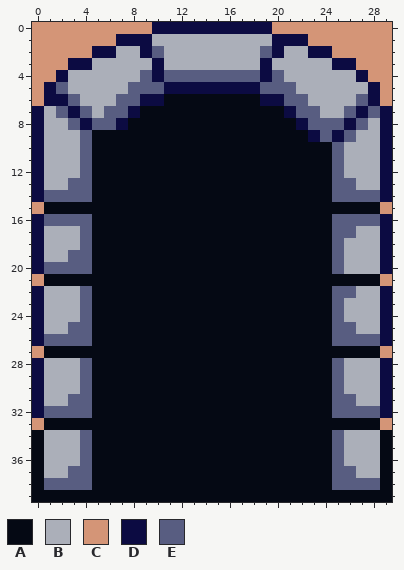
File history of a pixel-art sprite, img/room1/door01-open.png. The picture above is the old version.
The file is 120x160 pixels, drawn in blocks of 4x4; one block is one cell here.
Palette (. is transparent): A #050914  B #abafb9  C #d49577  D #0c0b42  E #585d81
New version:
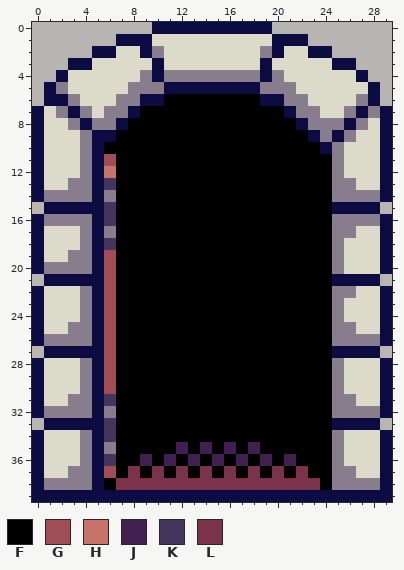
Colours new in this view: F #000000  G #a14d55  H #c77369  J #412051  K #44355d  L #7b334c
The edit:
@@ palette @@
-B #abafb9
+B #dcdac9
-C #d49577
+C #b8b4b2
-E #585d81
+E #887d8d
@@ x 0..29 @@
  5 CDEBBBBBEEEDDDDDDDDEEEBBBBBBDC
- 6 CDDEBBBEEDDAAAAAAAADDEEBBBBEDC
- 7 DBEDEBEEDAAAAAAAAAAAADEEBBEDED
- 8 DBBEDEEDAAAAAAAAAAAAAADEEEDEBD
- 9 DBBBEAAAAAAAAAAAAAAAAAADEDEBBD
-10 DBBBEAAAAAAAAAAAAAAAAAAAAEBBBD
-11 DBBBEAAAAAAAAAAAAAAAAAAAAEBBBD
-12 DBBBEAAAAAAAAAAAAAAAAAAAAEBBBD
-13 DBBEEAAAAAAAAAAAAAAAAAAAAEEBBD
-14 DEEEEAAAAAAAAAAAAAAAAAAAAEEEED
-15 CAAAAAAAAAAAAAAAAAAAAAAAAAAAAC
-16 DEEEEAAAAAAAAAAAAAAAAAAAAEEEED
-17 DBBBEAAAAAAAAAAAAAAAAAAAAEEBBD
-18 DBBBEAAAAAAAAAAAAAAAAAAAAEBBBD
-19 DBBEEAAAAAAAAAAAAAAAAAAAAEBBBD
-20 DEEEEAAAAAAAAAAAAAAAAAAAAEBBBD
-21 CAAAAAAAAAAAAAAAAAAAAAAAAAAAAC
-22 DBBBEAAAAAAAAAAAAAAAAAAAAEEBBD
-23 DBBBEAAAAAAAAAAAAAAAAAAAAEBBBD
-24 DBBBEAAAAAAAAAAAAAAAAAAAAEBBBD
-25 DBBEEAAAAAAAAAAAAAAAAAAAAEEBBD
-26 DEEEEAAAAAAAAAAAAAAAAAAAAEEEED
-27 CAAAAAAAAAAAAAAAAAAAAAAAAAAAAC
-28 DBBBEAAAAAAAAAAAAAAAAAAAAEBBBD
-29 DBBBEAAAAAAAAAAAAAAAAAAAAEBBBD
-30 DBBBEAAAAAAAAAAAAAAAAAAAAEBBBD
-31 DBBEEAAAAAAAAAAAAAAAAAAAAEEBBD
-32 DEEEEAAAAAAAAAAAAAAAAAAAAEEEED
-33 CAAAAAAAAAAAAAAAAAAAAAAAAAAAAC
-34 ABBBEAAAAAAAAAAAAAAAAAAAAEBBBA
-35 ABBBEAAAAAAAAAAAAAAAAAAAAEBBBA
-36 ABBBEAAAAAAAAAAAAAAAAAAAAEBBBA
-37 ABBEEAAAAAAAAAAAAAAAAAAAAEEBBA
-38 AEEEEAAAAAAAAAAAAAAAAAAAAEEEEA
-39 AAAAAAAAAAAAAAAAAAAAAAAAAAAAAA
+ 6 CDDEBBBEEDDFFFFFFFFDDEEBBBBEDC
+ 7 DBEDEBEEDFFFFFFFFFFFFDEEBBEDED
+ 8 DBBEDEEDFFFFFFFFFFFFFFDEEEDEBD
+ 9 DBBBEDDFFFFFFFFFFFFFFFFDEDEBBD
+10 DBBBEDFFFFFFFFFFFFFFFFFFDEBBBD
+11 DBBBEDGFFFFFFFFFFFFFFFFFFEBBBD
+12 DBBBEDHFFFFFFFFFFFFFFFFFFEBBBD
+13 DBBEEDKFFFFFFFFFFFFFFFFFFEEBBD
+14 DEEEEDEFFFFFFFFFFFFFFFFFFEEEED
+15 CDDDDDKFFFFFFFFFFFFFFFFFFDDDDC
+16 DEEEEDKFFFFFFFFFFFFFFFFFFEEEED
+17 DBBBEDEFFFFFFFFFFFFFFFFFFEEBBD
+18 DBBBEDKFFFFFFFFFFFFFFFFFFEBBBD
+19 DBBEEDGFFFFFFFFFFFFFFFFFFEBBBD
+20 DEEEEDGFFFFFFFFFFFFFFFFFFEBBBD
+21 CDDDDDGFFFFFFFFFFFFFFFFFFDDDDC
+22 DBBBEDGFFFFFFFFFFFFFFFFFFEEBBD
+23 DBBBEDGFFFFFFFFFFFFFFFFFFEBBBD
+24 DBBBEDGFFFFFFFFFFFFFFFFFFEBBBD
+25 DBBEEDGFFFFFFFFFFFFFFFFFFEEBBD
+26 DEEEEDGFFFFFFFFFFFFFFFFFFEEEED
+27 CDDDDDGFFFFFFFFFFFFFFFFFFDDDDC
+28 DBBBEDGFFFFFFFFFFFFFFFFFFEBBBD
+29 DBBBEDGFFFFFFFFFFFFFFFFFFEBBBD
+30 DBBBEDGFFFFFFFFFFFFFFFFFFEBBBD
+31 DBBEEDKFFFFFFFFFFFFFFFFFFEEBBD
+32 DEEEEDEFFFFFFFFFFFFFFFFFFEEEED
+33 CDDDDDKFFFFFFFFFFFFFFFFFFDDDDC
+34 DBBBEDKFFFFFFFFFFFFFFFFFFEBBBD
+35 DBBBEDEFFFFFJFJFJFJFFFFFFEBBBD
+36 DBBBEDKFFJFJFJFJFJFJFJFFFEBBBD
+37 DBBEEDGFLFLFLFLFLFLFLFLFFEEBBD
+38 DEEEEDFLLLLLLLLLLLLLLLLLFEEEED
+39 DDDDDDDDDDDDDDDDDDDDDDDDDDDDDD
Pixel boxes of the changes (left, top, right, bottom) in both pictures:
changed: (32, 22, 392, 502)
